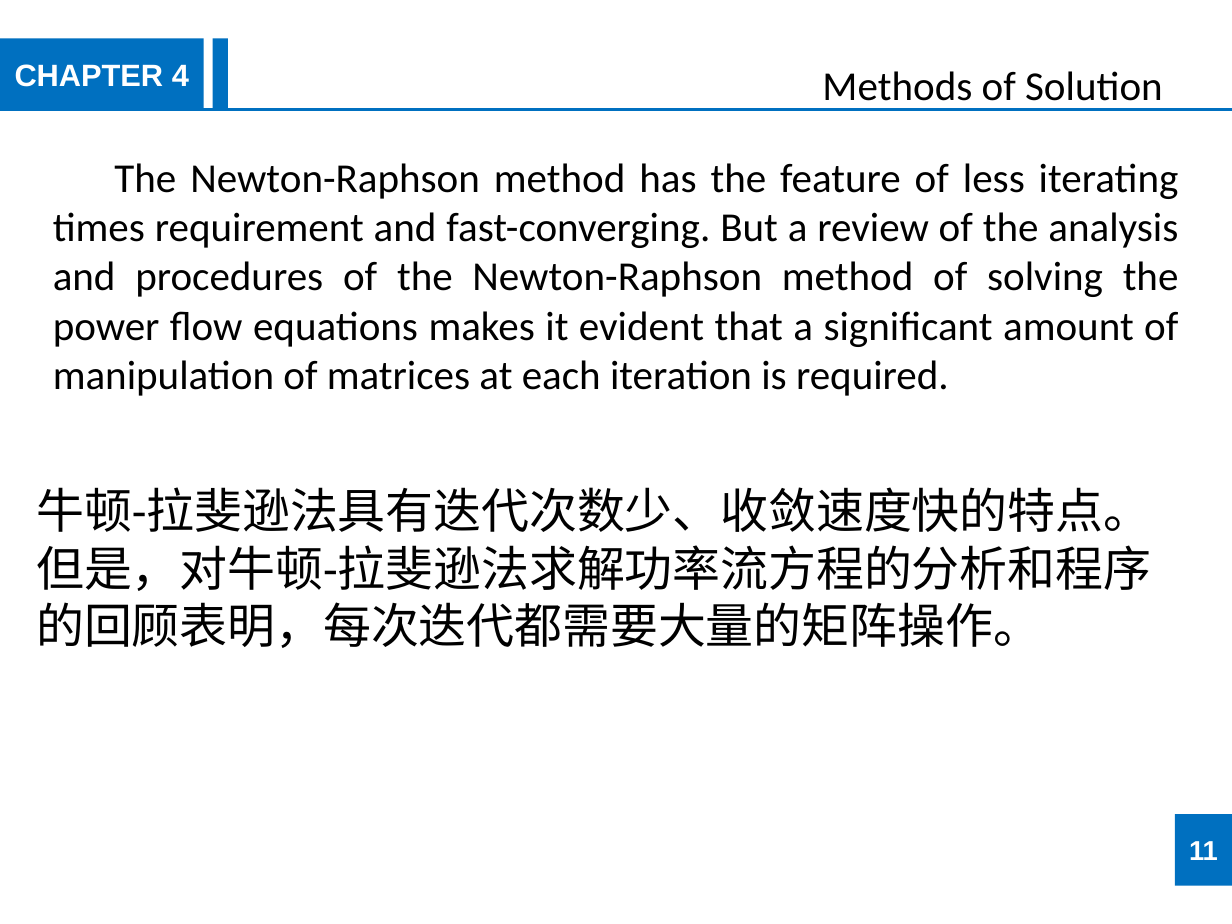
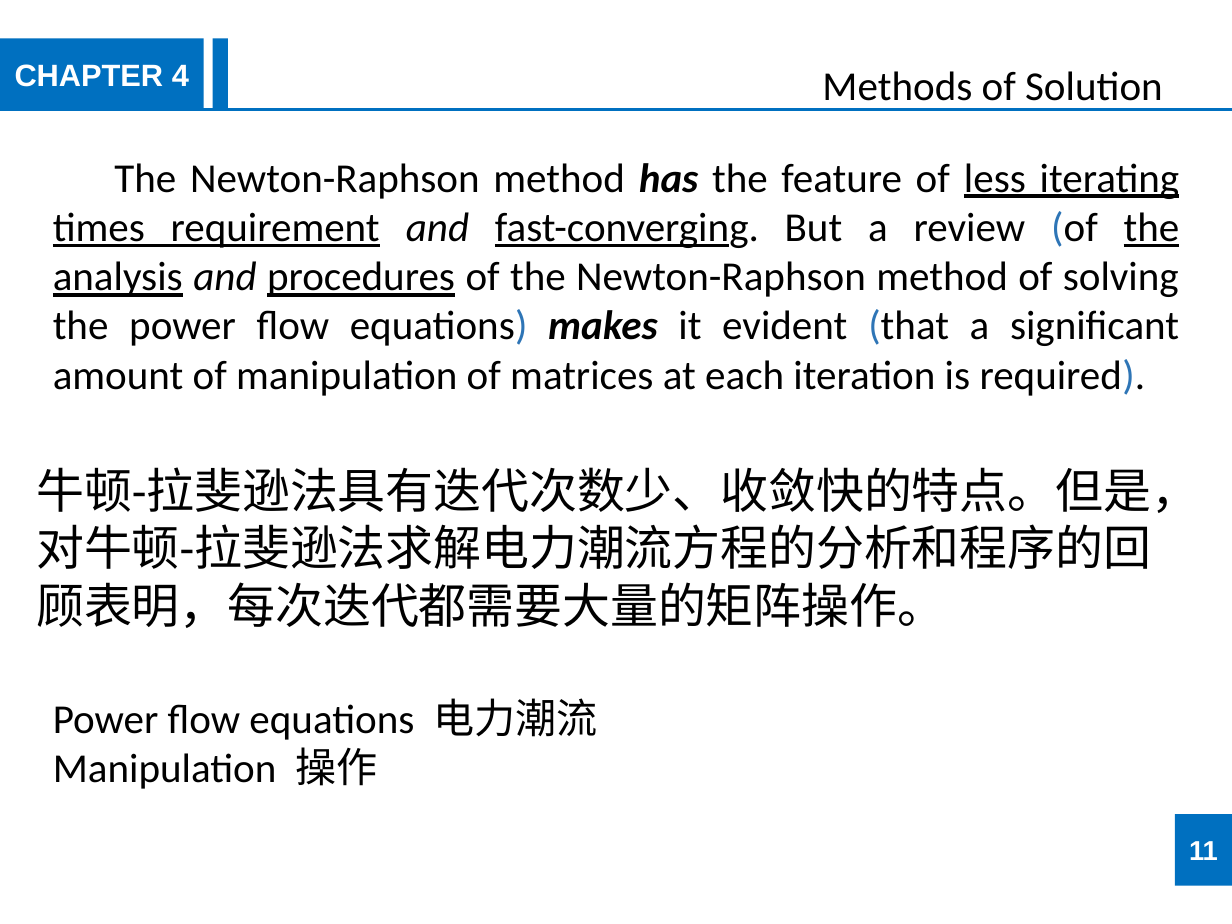
Before and after one commit to JookerLoo/Xmind, a slide deck: slide 11 of 4-3 methods of solution.pptx. Drawn at 1232x924 pixels with LibreOffice and Linux fonts; fonts in the diff are those of the drawing. Boxes give left, top, right and bottom in pixels: in the first picture for what was removed or moved away, otherwise in the second. Text is boxed around its words. In the diff, an @@ line names an element or a change of style, - is before the commit and + after.

```diff
--- a/4-3 methods of solution.pptx
+++ b/4-3 methods of solution.pptx
@@ text at (53,163,1180,396): text changed @@
-The Newton-Raphson method has the feature of less iterating times requirement and fast-converging. But a review of the analysis and procedures of the Newton-Raphson method of solving the power flow equations makes it evident that a significant amount of manipulation of matrices at each iteration is required.
+The Newton-Raphson method has the feature of less iterating times requirement and fast-converging. But a review (of the analysis and procedures of the Newton-Raphson method of solving the power flow equations) makes it evident (that a significant amount of manipulation of matrices at each iteration is required).
@@ text at (36,467,1199,628): text changed @@
-牛顿-拉斐逊法具有迭代次数少、收敛速度快的特点。但是，对牛顿-拉斐逊法求解功率流方程的分析和程序的回顾表明，每次迭代都需要大量的矩阵操作。
+牛顿-拉斐逊法具有迭代次数少、收敛快的特点。但是，对牛顿-拉斐逊法求解电力潮流方程的分析和程序的回顾表明，每次迭代都需要大量的矩阵操作。
@@ text added at (53,698,597,789), 24 pt, text #000000 @@
+Power flow equations 电力潮流
+Manipulation 操作
```
Also in this commit, not shown: 11 other slides changed, 1 other file.
